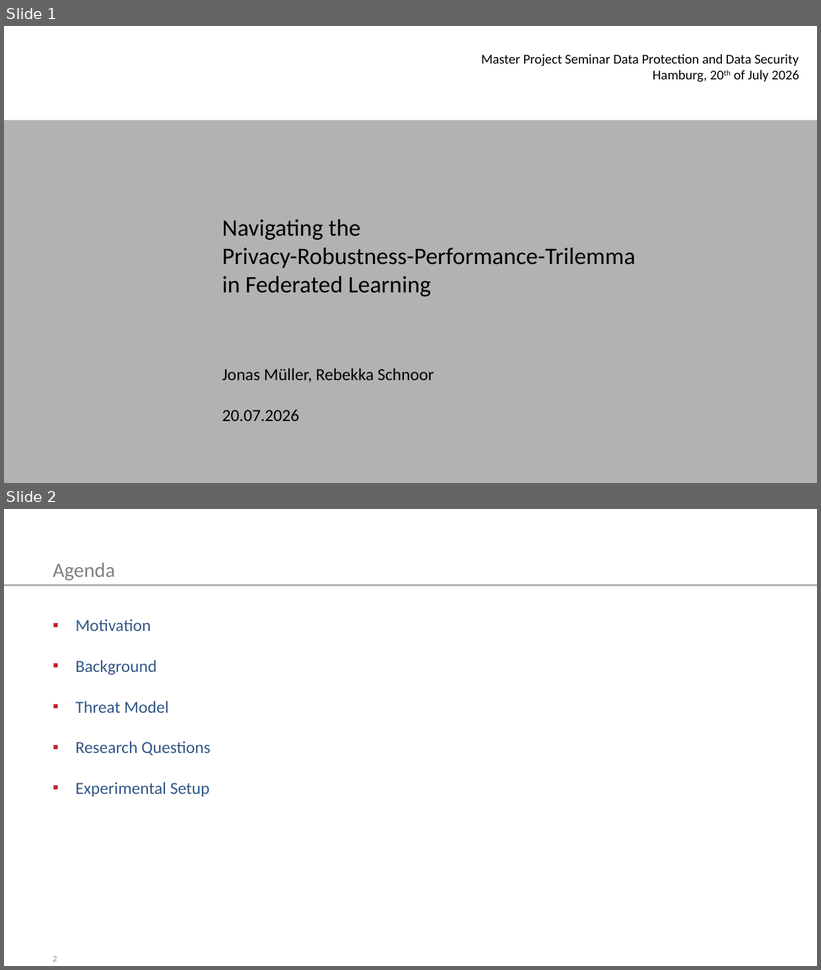
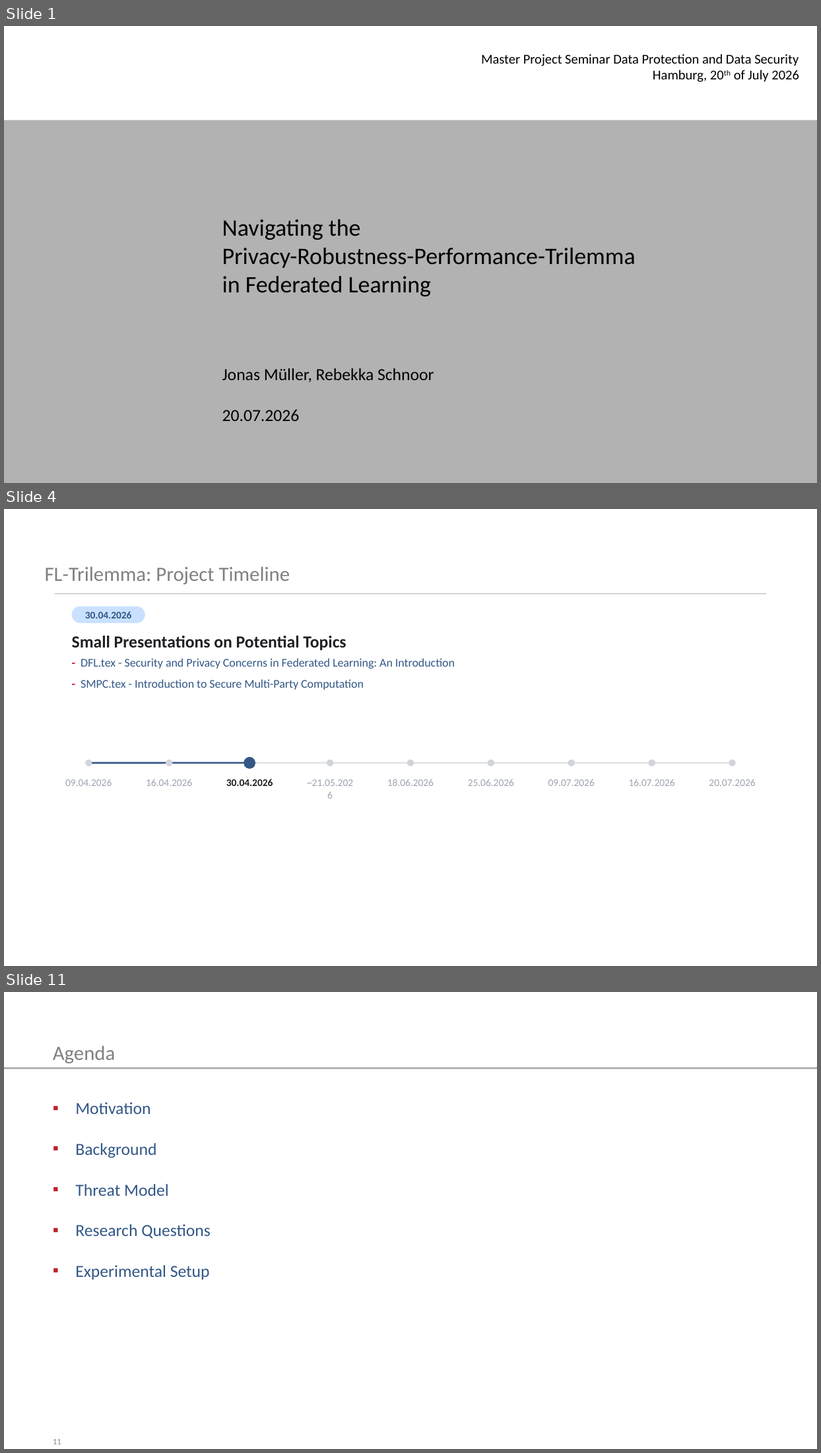
Before and after one commit to r-jschnoor/DPaDS, a slide deck: latex/final_presentation/DPaDS_final.pptx. Shown one above the other, each under a label of ours: slides 1 and 2 before the commit, slides 1, 4 and 11 after it; the slides between them are not shown. The pictures are 821x970 and 821x1453 pixels, drawn with LibreOffice and Linux fonts; fonts in the diff are those of the drawing; background and template pictures are left out. Boxes give left, top, right and bottom in pixels: in the first picture for what was removed or moved away, otherwise in the second. Text is boxed around its words. In the diff, an @@ line names an element or a change of style, - is before the commit and + after.

Commit message:
final pptx with timeline

```diff
--- a/latex/final_presentation/DPaDS_final.pptx
+++ b/latex/final_presentation/DPaDS_final.pptx
@@ slide 4 added at <box>4,509,817,966</box>, background #FFFFFF @@
@@ text added at <box>45,566,290,584</box>, 18 pt, text #808080 @@
+FL-Trilemma: Project Timeline
@@ line added from (54, 593) to (767, 593), #B3B3B3 0.75 pt @@
@@ rounded rectangle added at <box>71,607,145,624</box>, fill #C9E1FF, 9 pt, text #325786, bold @@
+30.04.2026
@@ text added at <box>72,636,346,650</box>, 15 pt, text #1F2023, bold @@
+Small Presentations on Potential Topics
@@ text added at <box>81,658,455,690</box>, 10.5 pt, text #325786 @@
+- DFL.tex - Security and Privacy Concerns in Federated Learning: An Introduction
+- SMPC.tex - Introduction to Secure Multi-Party Computation
@@ ellipse added at <box>85,759,92,766</box>, fill #D1D5DB @@
@@ rounded rectangle added at <box>88,762,733,764</box>, fill #E2E2E2 @@
@@ rounded rectangle added at <box>88,762,250,764</box>, fill #325786 @@
@@ ellipse added at <box>166,759,172,766</box>, fill #D1D5DB @@
@@ ellipse added at <box>244,757,256,769</box>, fill #325786 @@
@@ ellipse added at <box>327,759,333,766</box>, fill #D1D5DB @@
@@ ellipse added at <box>407,759,414,766</box>, fill #D1D5DB @@
@@ ellipse added at <box>488,759,494,766</box>, fill #D1D5DB @@
@@ ellipse added at <box>568,759,575,766</box>, fill #D1D5DB @@
@@ ellipse added at <box>649,759,655,766</box>, fill #D1D5DB @@
@@ ellipse added at <box>729,759,736,766</box>, fill #D1D5DB @@
@@ text added at <box>65,780,112,786</box>, 9 pt, text #9CA3AF @@
+09.04.2026
@@ text added at <box>146,780,192,786</box>, 9 pt, text #9CA3AF @@
+16.04.2026
@@ text added at <box>226,779,273,786</box>, 9 pt, text #1F2023, bold @@
+30.04.2026
@@ text added at <box>307,779,434,786</box>, 9 pt, text #9CA3AF @@
+~21.05.2026
@@ text added at <box>387,779,514,786</box>, 9 pt, text #9CA3AF @@
+18.06.2026
@@ text added at <box>468,780,595,786</box>, 9 pt, text #9CA3AF @@
+25.06.2026
@@ text added at <box>548,780,595,786</box>, 9 pt, text #9CA3AF @@
+09.07.2026
@@ text added at <box>629,780,675,786</box>, 9 pt, text #9CA3AF @@
+16.07.2026
@@ text added at <box>709,780,755,786</box>, 9 pt, text #9CA3AF @@
+20.07.2026
@@ what was slide 2 is now slide 11 @@
@@ page number at <box>53,1439,61,1445</box>: text changed @@
-2
+11
```
Also in this commit, not shown: 8 other slides added, 1 other file.
